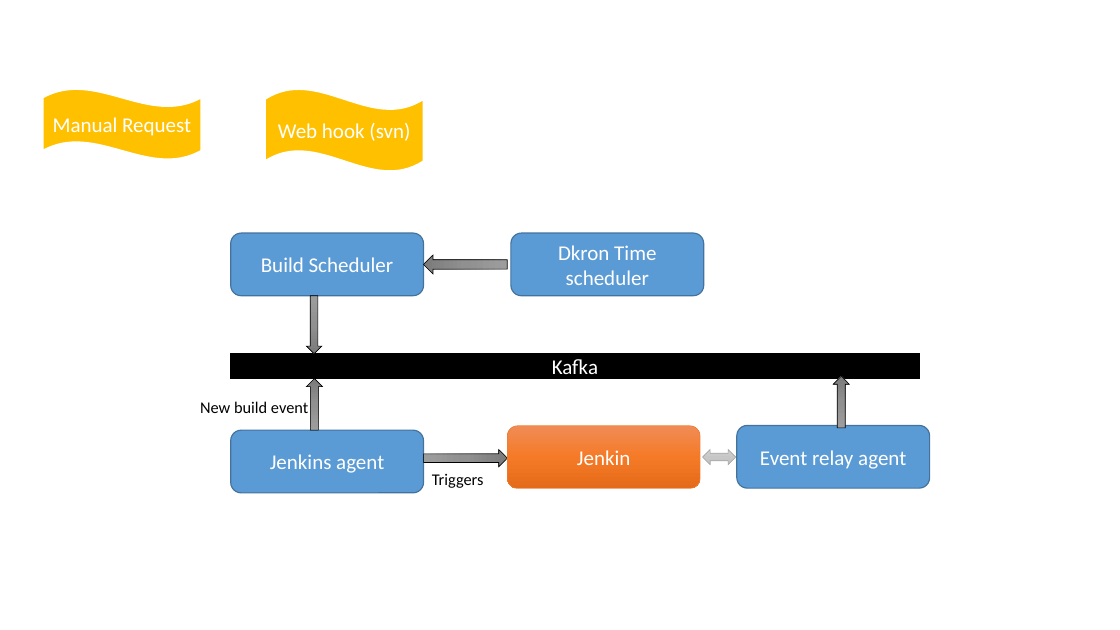
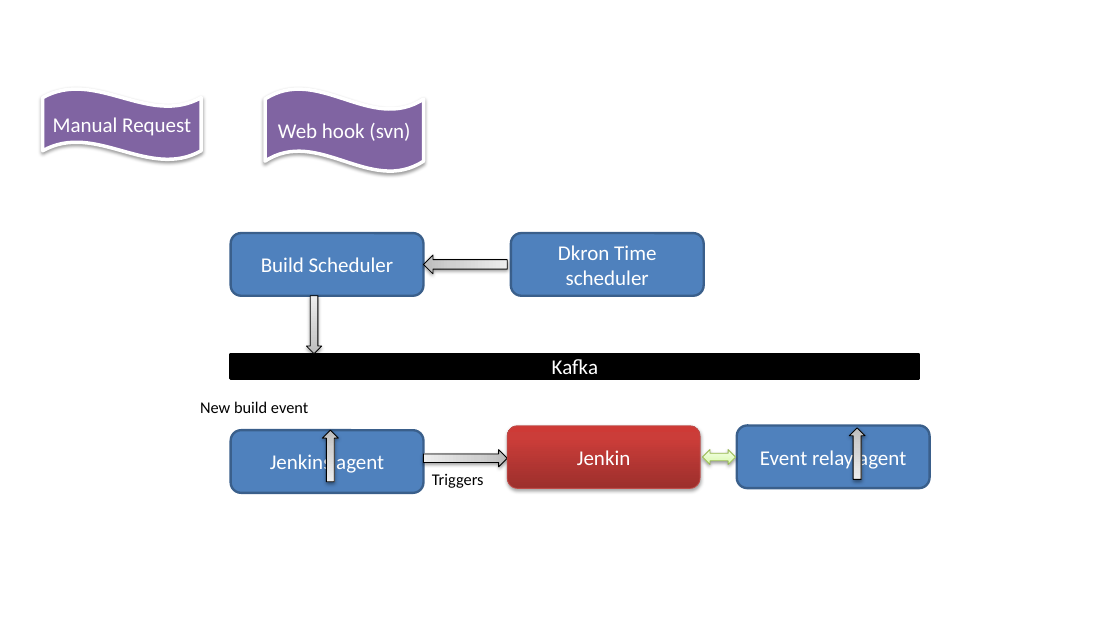
Before and after one commit to umamahesh967/dockerdeploy, a slide deck: slide 4 of Documents/Deployment_Dashboard.pptx. Drawn at 1120x630 pixels with LibreOffice and Linux fonts; fonts in the diff are those of the drawing. Boxes give left, top, right and bottom in pixels: in the first picture for what was removed or moved away, otherwise in the second. Text is boxed around its words. In the diff, an @@ line names an element or a change of style, - is before the commit and + after.

```diff
--- a/Documents/Deployment_Dashboard.pptx
+++ b/Documents/Deployment_Dashboard.pptx
@@ wave "Manual Request" at box(43, 89, 202, 160): fill #FFC000 to #8064A2; outline #FFFFFF 1.5 pt to #FFFFFF 3 pt; shadow on; proportions changed @@
@@ wave "Web hook (svn)" at box(266, 89, 424, 172): fill #FFC000 to #8064A2; outline #FFFFFF 1.5 pt to #FFFFFF 3 pt; shadow on; proportions changed @@
@@ rectangle "Kafka" at box(231, 354, 920, 379): outline #000000 1 pt to #000000 2 pt @@
@@ fill gradient #9D9D9D to #909090 to #7C7C7C to gradient #BDBDBD to #D1D1D1 to #EEEEEE; outline #000000 0.5 pt to #000000 0.75 pt; shadow on; proportions changed in 5 elements at box(307, 296, 322, 354), box(424, 450, 508, 468), box(423, 255, 507, 274), box(849, 428, 865, 479), box(323, 430, 339, 481) @@
@@ down arrow: place and size @@
-down arrow at box(307, 379, 323, 430)
+down arrow at box(323, 430, 339, 481)
@@ rounded rectangle "Jenkin" at box(507, 426, 701, 489): fill gradient #F18C57 to #F67B28 to #E56C19 to gradient #9C2F2D to #CB3E3A to #CE3B37; outline #ED7D31 0.5 pt to #BF4C48 0.75 pt; shadow on; proportions changed @@
@@ fill #5B9BD5 to #4F81BD; outline #43739E 1 pt to #3A5F8C 2 pt; proportions changed in 4 elements at box(231, 233, 424, 296), box(511, 233, 704, 296), box(231, 430, 424, 493), box(737, 425, 930, 488) @@
@@ down arrow: place and size @@
-down arrow at box(833, 376, 849, 428)
+down arrow at box(849, 428, 865, 479)
@@ left right arrow at box(702, 450, 735, 465): fill gradient #D2D2D2 to #C8C8C8 to #C0C0C0 to gradient #DAFDA7 to #E4FCC2 to #F5FFE7; outline #A5A5A5 0.5 pt to #98B955 0.75 pt; shadow on; proportions changed @@
```
Also in this commit, not shown: 3 other slides changed, 1 slide added, 1 other file.
